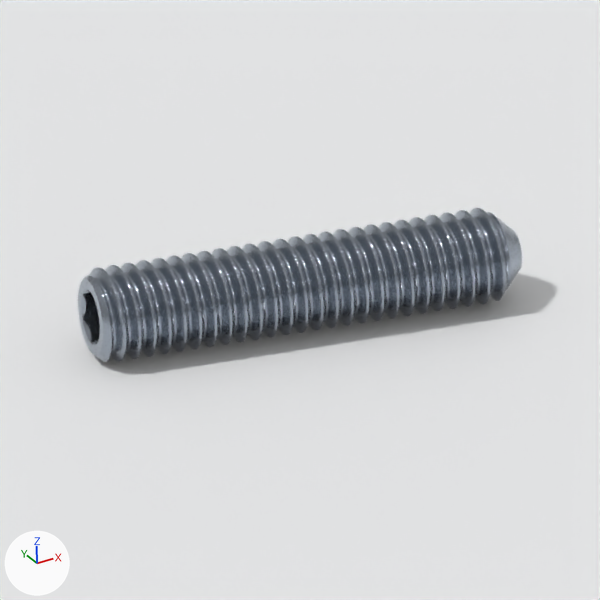
One commit to the Blender file navigation_oobb/hardware/screw/grub/hex_head/stainless_steel/m3_diameter/14_mm_length/three_d_model/studio.blend: the scene before it, then after it.
Both versions are drawn from the file's camera 'product camera'. Lighting does not change. The marker at lower left points along +X, +Y and +Z. The first picture is the older version.

The first picture shows 'product full', 'product seamless floor'.
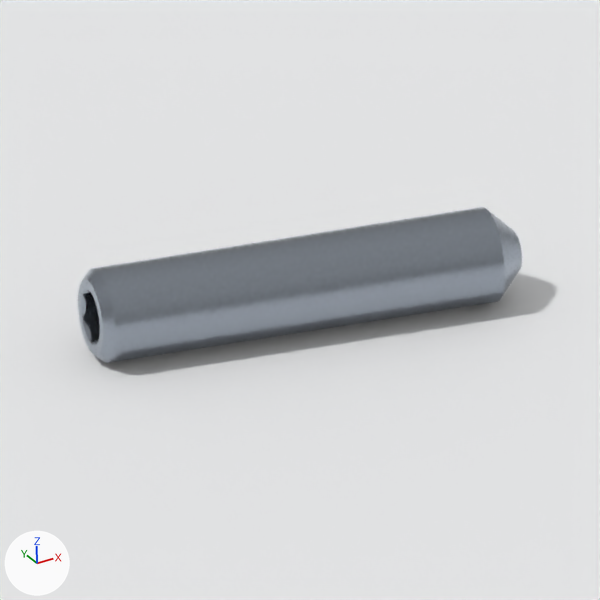
Changed parts and their boxes (x1, y1, x2, y2) in the pictures (600 x 600 px):
'product display', shown
    after: (78, 207, 522, 363)
'product full', hidden
    before: (78, 208, 522, 362)

The edits, one by one:
Object 'product full' (ob_product_full) is now hidden.
Object 'product display' (ob_product_display) is now shown.
